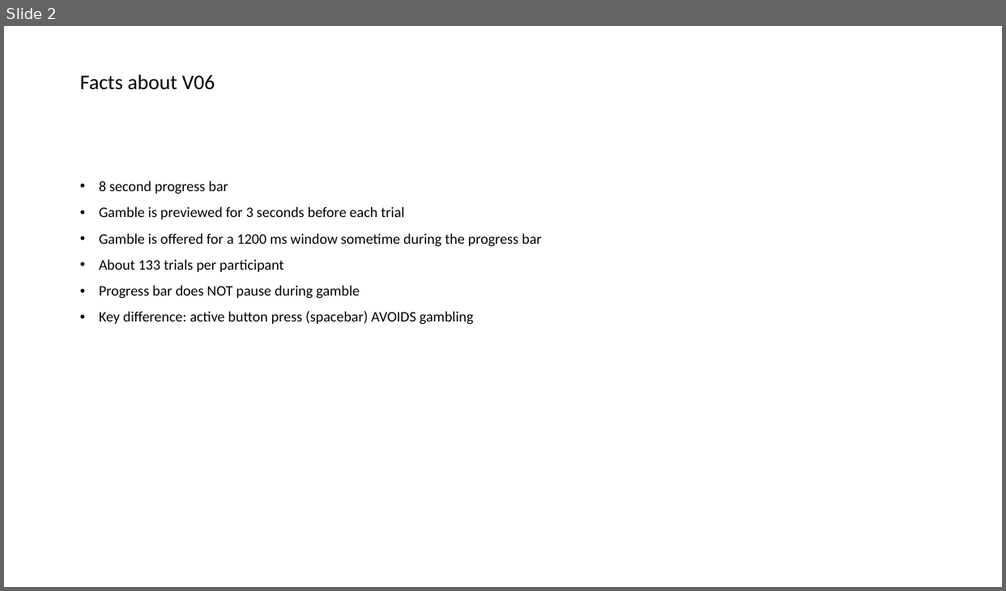
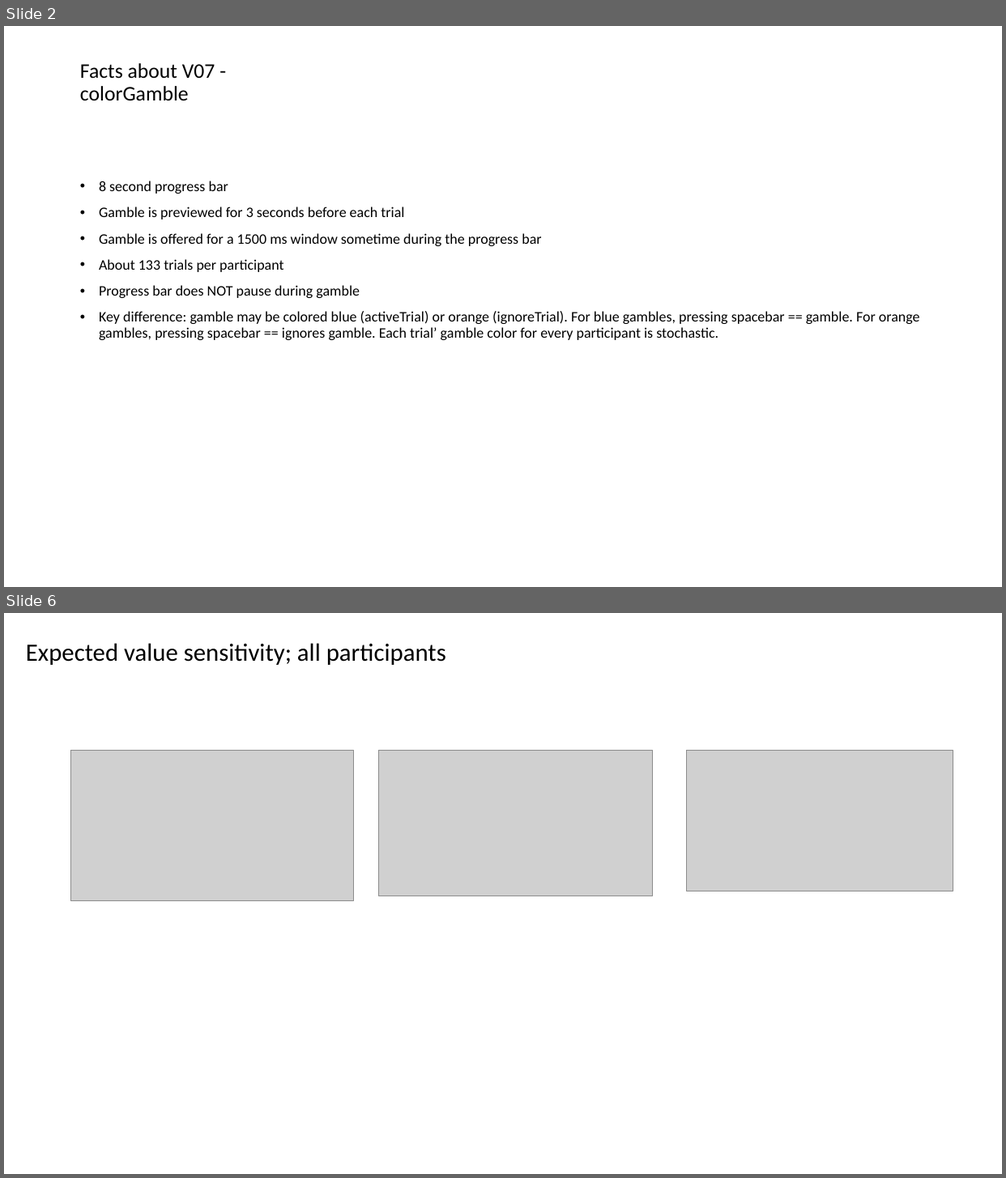
Before and after one commit to gpagnier/rampAnalysis, a slide deck: Rampv07ColorGamble.pptx. Shown one above the other, each under a label of ours: slide 2 before the commit, slides 2 and 6 after it; the slides between them are not shown. The pictures are 1006x591 and 1006x1178 pixels, drawn with LibreOffice and Linux fonts; fonts in the diff are those of the drawing; grey boxes stand for pictures. Boxes give left, top, right and bottom in pixels: in the first picture for what was removed or moved away, otherwise in the second. Text is boxed around its words. In the diff, an @@ line names an element or a change of style, - is before the commit and + after.

```diff
--- a/Rampv07ColorGamble.pptx
+++ b/Rampv07ColorGamble.pptx
@@ slide 6 added at [4,613,1002,1174], background #FFFFFF @@
@@ text added at [26,643,446,665], 24 pt, text #000000 @@
+Expected value sensitivity; all participants
@@ picture added at [70,751,354,901] @@
@@ picture added at [378,751,652,896] @@
@@ picture added at [687,751,953,892] @@
@@ slide 2 changed as well @@
@@ title at [80,63,215,101]: text changed @@
-Facts about V06
+Facts about V07 - colorGamble
@@ text at [99,233,541,246]: text changed @@
-• Gamble is offered for a 1200 ms window sometime during the progress bar
+• Gamble is offered for a 1500 ms window sometime during the progress bar
@@ text at [99,311,920,340]: text changed @@
-• Key difference: active button press (spacebar) AVOIDS gambling
+• Key difference: gamble may be colored blue (activeTrial) or orange (ignoreTrial). For blue gambles, pressing spacebar == gamble. For orange gambles, pressing spacebar == ignores gamble. Each trial’ gamble color for every participant is stochastic.
```
Also in this commit, not shown: 9 other slides changed, 5 other slides added, 6 slides removed, 9 other files.
